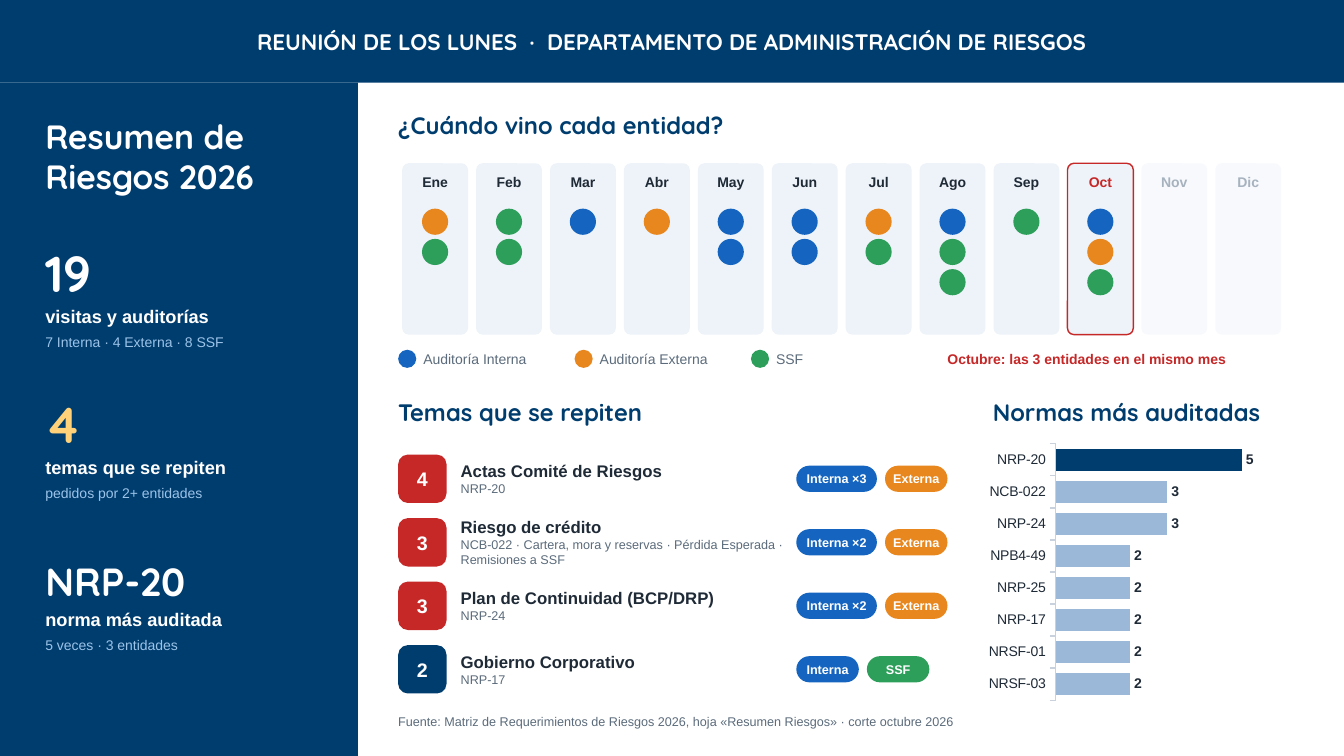
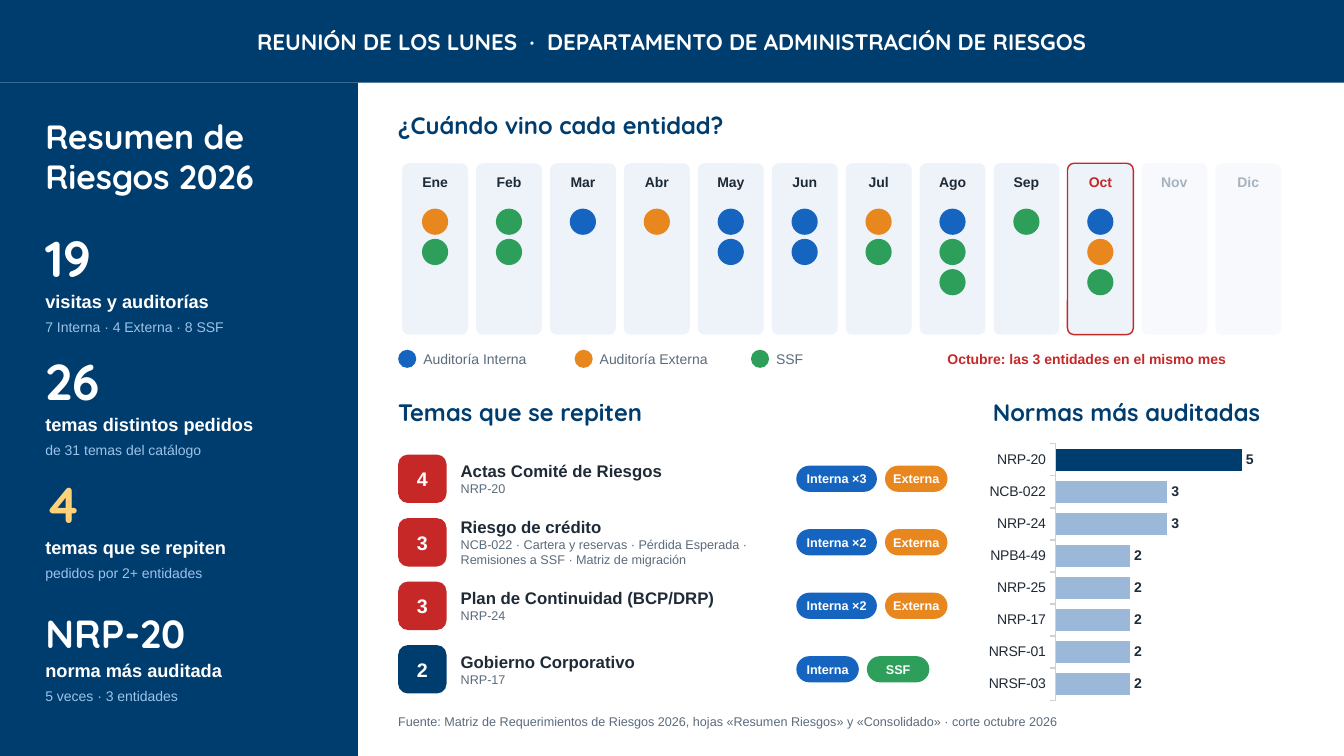
Before and after one commit to menjivar201280/riesgo, a slide deck: slide 1 of presentacion-lunes/Resumen_Riesgos_2026_Opcion_C.pptx. Drawn at 1344x756 pixels with LibreOffice and Linux fonts; fonts in the diff are those of the drawing. Boxes give left, top, right and bottom in pixels: in the first picture for what was removed or moved away, otherwise in the second. Text is boxed around its words. In the diff, an @@ line names an element or a change of style, - is before the commit and + after.

```diff
--- a/presentacion-lunes/Resumen_Riesgos_2026_Opcion_C.pptx
+++ b/presentacion-lunes/Resumen_Riesgos_2026_Opcion_C.pptx
@@ 3 texts: place and size @@
-3 texts at bbox=[45, 256, 224, 347]
+3 texts at bbox=[45, 241, 224, 332]
@@ text added at bbox=[45, 364, 100, 401], 36 pt, text #FFFFFF, bold @@
+26
@@ text added at bbox=[45, 417, 254, 435], 13 pt, text #FFFFFF, bold @@
+temas distintos pedidos
@@ text added at bbox=[45, 445, 201, 458], 10 pt, text #9CC3E8 @@
+de 31 temas del catálogo
@@ text at bbox=[461, 539, 739, 567]: text changed @@
-NCB-022 · Cartera, mora y reservas · Pérdida Esperada · Remisiones a SSF
+NCB-022 · Cartera y reservas · Pérdida Esperada · Remisiones a SSF · Matriz de migración
@@ 3 texts: place and size @@
-3 texts at bbox=[45, 407, 226, 501]
+3 texts at bbox=[45, 487, 226, 581]
@@ 3 texts: place and size @@
-3 texts at bbox=[45, 568, 222, 650]
+3 texts at bbox=[45, 620, 222, 701]
@@ text at bbox=[398, 717, 1057, 729]: text changed @@
-Fuente: Matriz de Requerimientos de Riesgos 2026, hoja «Resumen Riesgos» · corte octubre 2026
+Fuente: Matriz de Requerimientos de Riesgos 2026, hojas «Resumen Riesgos» y «Consolidado» · corte octubre 2026
```
Also in this commit, not shown: 5 other files.
